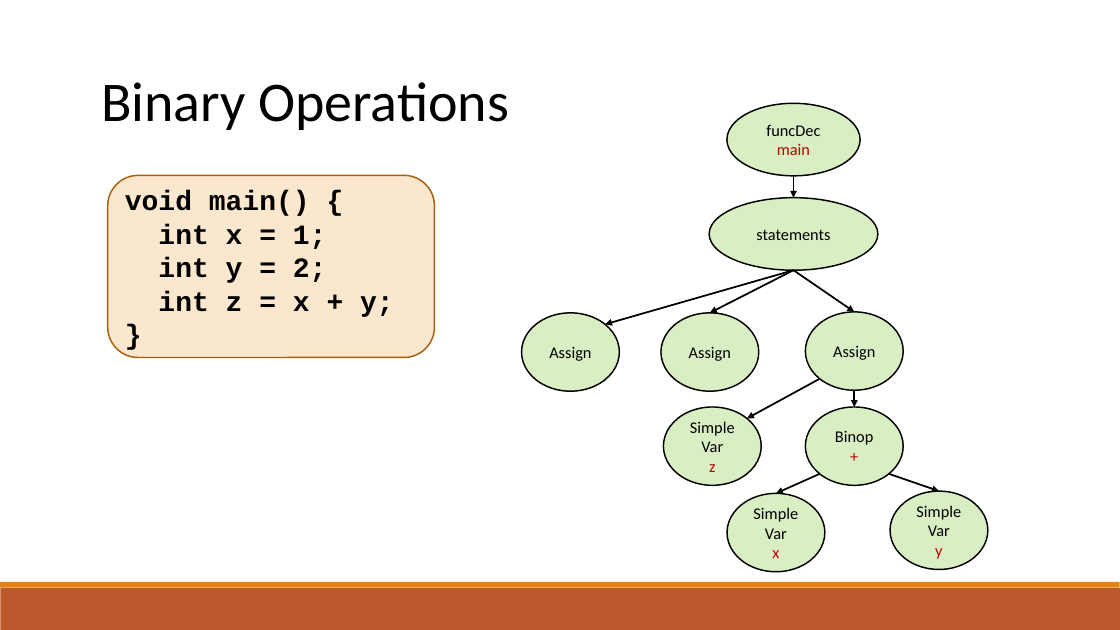
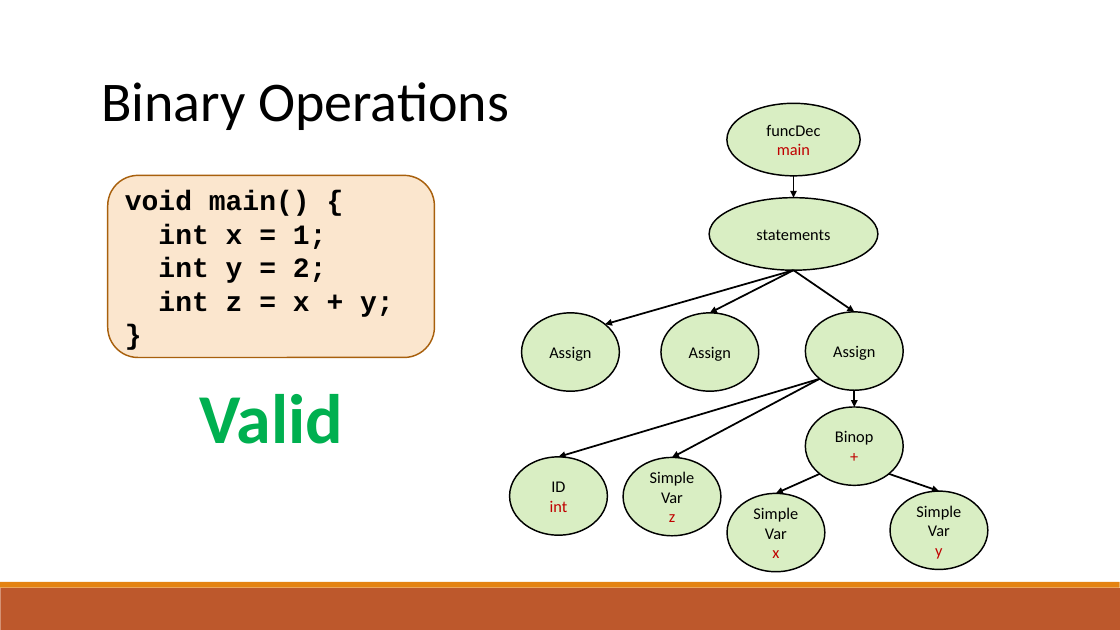
Before and after one commit to raghadzeidan/COMPILATION_TAU_FOR_STUDENTS, a slide deck: slide 17 of new_slides/semantic.pptx (slide 16 before the commit). Drawn at 1120x630 pixels with LibreOffice and Linux fonts; fonts in the diff are those of the drawing. Boxes give left, top, right and bottom in pixels: in the first picture for what was removed or moved away, otherwise in the second. Text is boxed around its words. In the diff, an @@ line names an element or a change of style, - is before the commit and + after.

```diff
--- a/new_slides/semantic.pptx
+++ b/new_slides/semantic.pptx
@@ arrow added from (820, 379) to (559, 457), #000000 1.5 pt @@
@@ arrow moved from (820, 379) - (747, 418) to (820, 379) - (672, 458) @@
@@ text added at bbox=[199, 394, 343, 444], 60 pt, text #00B050, bold @@
+Valid
@@ ellipse added at bbox=[510, 457, 607, 535], fill #92D050 at 34% opacity, outline #000000 1.25 pt, 14 pt, text #C00000 @@
+ID
+int
@@ ellipse "Simple": place and size @@
-ellipse "Simple" at bbox=[664, 408, 761, 486]
+ellipse "Simple" at bbox=[623, 458, 721, 536]
```
Also in this commit, not shown: 7 other slides changed, 1 other file.
